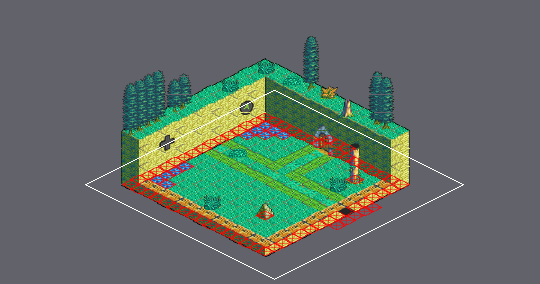
An edit to a level. Tiled map, Final_Fantasy_Mystery_World/Game/assets/maps/Tutorial_Attack.tmx. The picture above shows the old version from afar; the outline marks the close-up.
Close-up. Before:
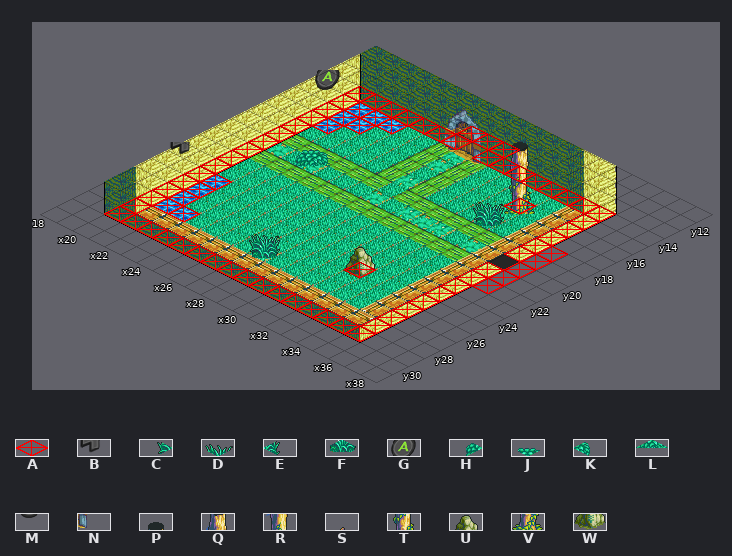
Cells are 32x16 px. Isometric: x runs down to the right, y down to the left. Shown: x 18..38, y 11..31.
Key: from "tutorial_tileset": A 4, B 38, C 48, D 49, E 50, F 51, G 86, H 96, J 97, K 98, L 99, M 110, N 129, P 218, Q 242, R 266, S 267, T 290, U 293, V 314, W 317.
_ is an empty cell.
Layers that did not change in this view are not listed.
Layer "Enviorment" before, first column x 18:
11 _____________________
12 __________P__________
13 ___________Q_________
14 G_S_______N_R________
15 _M___________T_______
16 ______________V______
17 _____________DE______
18 _____________CF______
19 ____JK_______________
20 ____HL_______________
21 _____________________
22 _____________________
23 B____________________
24 ____________U________
25 _____________W_______
26 ________DE___________
27 ________CF___________
28 _____________________
29 _____________________
30 _____________________
31 _____________________
Layer "Collider" before, first column x 18:
11 _____________________
12 _____________________
13 ________AAA__________
14 __AAAAAAA_AAAAAAAA___
15 __AAAA___________A___
16 __AAA_________A__A___
17 __AA_____________A___
18 __A______________AA__
19 __A______________AA__
20 __A_______________A__
21 __A______________AA__
22 __A______________AA__
23 __A______________A___
24 __AA_____________A___
25 __AA_________A___A___
26 __AA_____________A___
27 __AAA____________A___
28 __A______________A___
29 __AAAAAAAAAAAAAAAA___
30 _____________________
31 _____________________
Once edited:
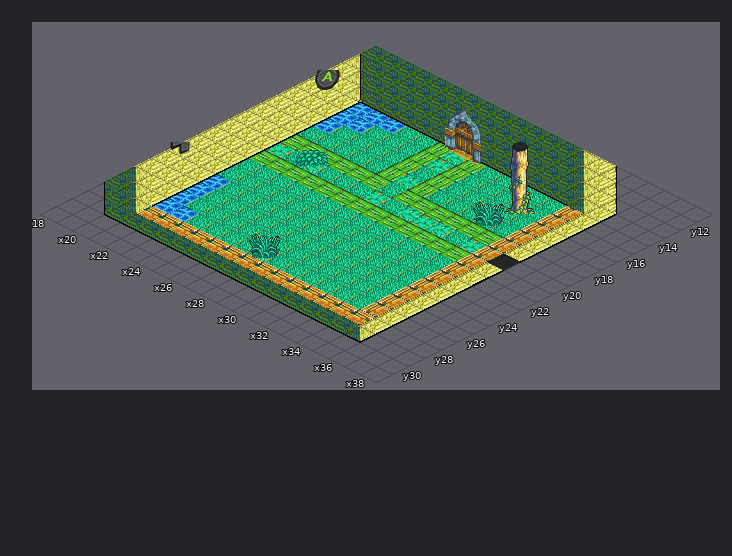
Change:
Layer "Enviorment":
Tile U is gone in row 24 at x 30.
Tile W is gone in row 25 at x 31.
Layer "Collider" (now hidden):
Tile A is gone in row 13 at x 26 to 28; in row 14 at x 20 to 26 and 28 to 35; in row 15 at x 20 to 23 and 35; in row 16 at x 20 to 22, 32 and 35; in row 17 at x 20 to 21 and 35; in rows 18 to 19 at x 20 and 35 to 36.
Tile A is gone in row 20 at x 20 and 36; in rows 21 to 22 at x 20 and 35 to 36; in row 23 at x 20 and 35; in row 24 at x 20 to 21 and 35; in row 25 at x 20 to 21, 31 and 35; in row 26 at x 20 to 21 and 35.
Tile A is gone in row 27 at x 20 to 22 and 35; in row 28 at x 20 and 35; in row 29 at x 20 to 35.
Pixel boxes of the changes (left, top, right, bottom) in both close-ups:
removed: (104, 86, 616, 342)
